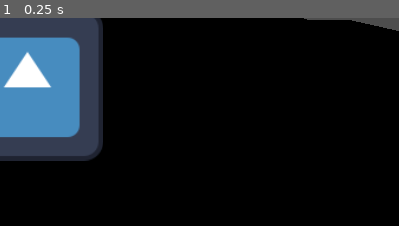
Above: before the commit, frame 1.
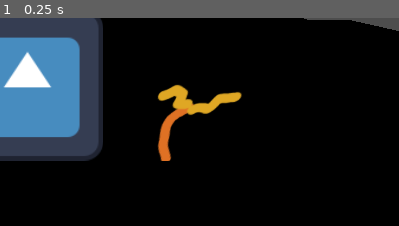
Above: after the commit, the same moment.

Repository: ShadowCommander/Godot-WJ-Expansion
Game: Godot game, scene res://main.tscn
The game is run twice, just before and just after one commit, with the same random seed, the same clock (stepped at 60 frames per second) and the same inputs. The engine's default icon, where the game draws it, is replaced by a stand-in: a white triangle on a blue panel in a dark square.
Inputs:
- Up to frame 1 (0.25 s): no input
The pictures show only the part of the screen within x 47-96%, y 11-61%; the shares and areas given below are measured in that part.

The runs differ from the first frame. In frame 1, 2.1% of the frame differs, in the area x 39-61%, y 32-69%.

Commit message:
Growing works

Diff:
--- a/main.tscn
+++ b/main.tscn
@@ -1,9 +1,41 @@
-[gd_scene load_steps=4 format=3 uid="uid://3up4gouqf7ks"]
+[gd_scene load_steps=11 format=3 uid="uid://3up4gouqf7ks"]
 
 [ext_resource type="MeshLibrary" uid="uid://b2xjwjx1f453m" path="res://Models/mesh_library.tres" id="1_0xm2m"]
+[ext_resource type="Script" uid="uid://cydth0ft0adqg" path="res://plants/plant_grow.gd" id="3_1bvp3"]
 [ext_resource type="Texture2D" uid="uid://dy152pm8w1hyb" path="res://icon.svg" id="3_h2yge"]
+[ext_resource type="Texture2D" uid="uid://gjeosdwampg0" path="res://Sprites/Alien Plant.png" id="3_lquwl"]
+[ext_resource type="Resource" uid="uid://d33hgg2xivktq" path="res://resources/data/daxon_plant.tres" id="4_1bvp3"]
 
 [sub_resource type="CapsuleShape3D" id="CapsuleShape3D_lquwl"]
+
+[sub_resource type="AtlasTexture" id="AtlasTexture_1bvp3"]
+atlas = ExtResource("3_lquwl")
+region = Rect2(2000, 0, 1000, 1000)
+
+[sub_resource type="AtlasTexture" id="AtlasTexture_lquwl"]
+atlas = ExtResource("3_lquwl")
+region = Rect2(1000, 0, 1000, 1000)
+
+[sub_resource type="AtlasTexture" id="AtlasTexture_7mycd"]
+atlas = ExtResource("3_lquwl")
+region = Rect2(0, 0, 1000, 1000)
+
+[sub_resource type="SpriteFrames" id="SpriteFrames_lquwl"]
+animations = [{
+"frames": [{
+"duration": 1.0,
+"texture": SubResource("AtlasTexture_1bvp3")
+}, {
+"duration": 1.0,
+"texture": SubResource("AtlasTexture_lquwl")
+}, {
+"duration": 1.0,
+"texture": SubResource("AtlasTexture_7mycd")
+}],
+"loop": true,
+"name": &"default",
+"speed": 0.0
+}]
 
 [node name="Main" type="Node"]
 
@@ -30,3 +62,12 @@
 offset = Vector2(0, 64)
 billboard = 1
 texture = ExtResource("3_h2yge")
+
+[node name="Plants" type="Node3D" parent="Node3D"]
+
+[node name="AnimatedSprite3D" type="AnimatedSprite3D" parent="Node3D/Plants"]
+transform = Transform3D(0.15, 0, 0, 0, 0.15, 0, 0, 0, 0.15, 1.1731, 0, 0)
+offset = Vector2(0, 400)
+sprite_frames = SubResource("SpriteFrames_lquwl")
+script = ExtResource("3_1bvp3")
+plant_resource = ExtResource("4_1bvp3")
--- a/plants/plant_grow.gd
+++ b/plants/plant_grow.gd
@@ -1,4 +1,4 @@
-extends Node
+extends AnimatedSprite3D
 
 @export var plant_resource: PlantResource
 
@@ -16,8 +16,10 @@
 		return
 	growth_timer -= delta
 	var value = (growth_timer / plant_resource.maturation_time)
-	var lerped = lerp(0, 3, value)
+	var frame_count = sprite_frames.get_frame_count("default")
+	var lerped = lerp(0, frame_count - 1, value)
 	var life_stage = ceil(lerped)
 	print("weight: %0.2f, lerp: %0.2f, life stage: %d" % [value, lerped, life_stage])
 	if life_stage == 0:
 		harvestable = true
+	frame = life_stage
Binary file added: Sprites/Alien Plant.png
Not shown, added: Sprites/Alien Plant.png.import
